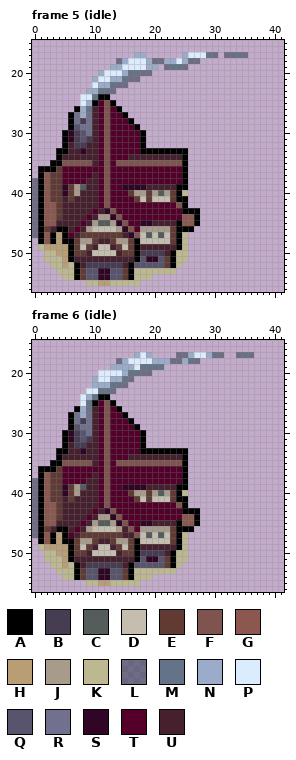
Pixel-art file: assets_src/image/structures/tavern.ase. That is the earlier state.
45x58 pixels, 6 frames. Shown: frame 5 (idle): x 0..41, y 15..56; frame 6 (idle): x 0..41, y 15..56. The commit also changed other frames, which this record leaves out.
Palette (. is transparent): A #000000  B #473d52  C #555c5c  D #c5beaf  E #623a34  F #7f534e  G #8c574f  H #b89d75  J #a89b8c  K #beb890  L #1a304080  M #647387  N #9aacc9  P #dbecff  Q #59546e  R #71718f  S #310526  T #54002a  U #47202e
After:
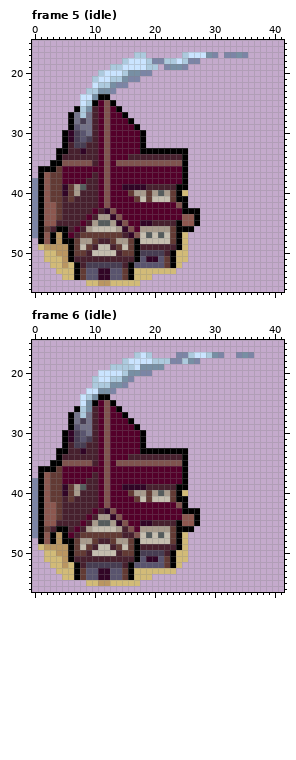
From old to new:
colour H: #b89d75 -> #ba9661
colour K: #beb890 -> #d2bb78
colour L: #1a304080 -> #34608080
colour M: #647387 -> #778fa4
colour N: #9aacc9 -> #adcade
colour P: #dbecff -> #cae4ff
colour R: #71718f -> #737288
Frame 5 (idle), layer "Layer 3":
y 18: x 14 L -> .
Frame 6 (idle), layer "Layer 3": the same change as frame 5 (idle)
Where, in picture pixels (left, top, right, bottom), the same in both pictures:
changed: (74, 52, 248, 136)
changed: (32, 178, 188, 286)
changed: (74, 352, 254, 436)
changed: (32, 478, 188, 586)
